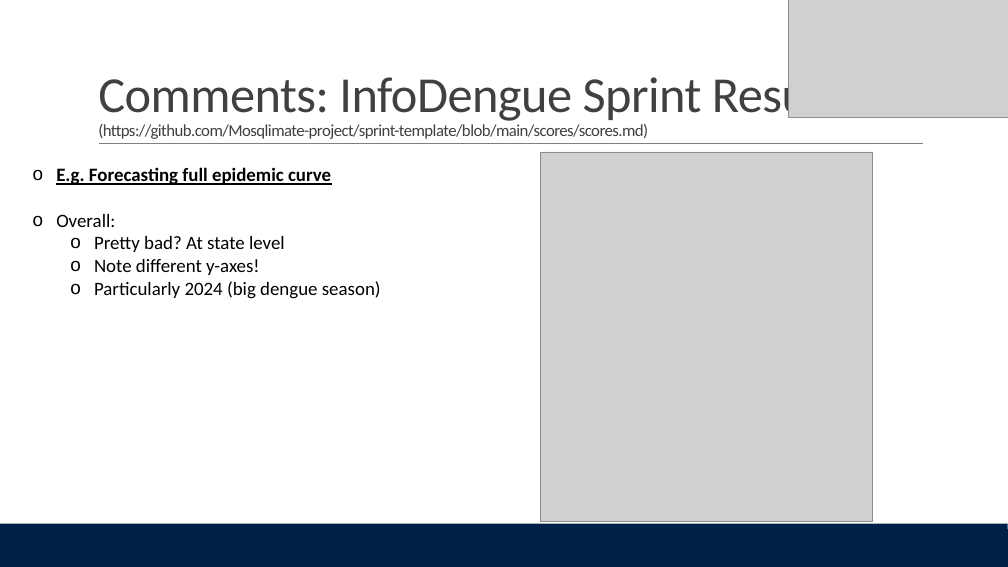
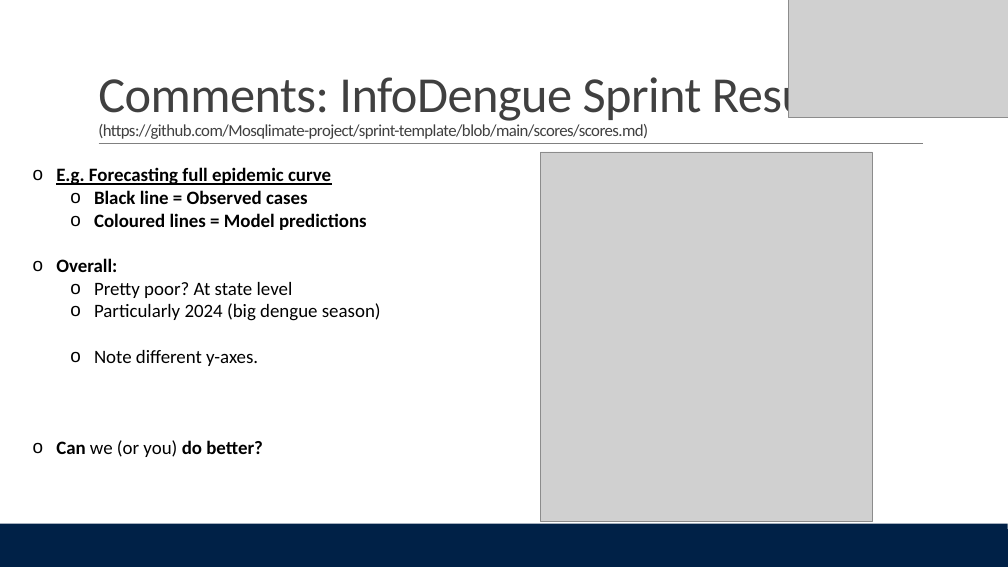
Before and after one commit to cathalmills/forecasting_hackathon, a slide deck: slide 12 of forecast_hackathon.pptx. Drawn at 1008x567 pixels with LibreOffice and Linux fonts; fonts in the diff are those of the drawing; grey boxes stand for pictures. Boxes give left, top, right and bottom in pixels: in the first picture for what was removed or moved away, otherwise in the second. Text is boxed around its words. In the diff, an @@ line names an element or a change of style, - is before the commit and + after.

```diff
--- a/forecast_hackathon.pptx
+++ b/forecast_hackathon.pptx
@@ text at (94, 190, 367, 230): paragraphs added @@
+  o Black line = Observed cases
+  o Coloured lines = Model predictions
@@ text at (56, 258, 117, 272): bold on in "Overall:" @@
@@ text at (94, 282, 293, 298): text changed @@
-  o Pretty bad? At state level
-  o Note different y-axes!
+  o Pretty poor? At state level
@@ text at (56, 350, 263, 457): paragraphs added @@
+  o Note different y-axes.
+o Can we (or you) do better?
```
Also in this commit, not shown: 3 other slides changed.
